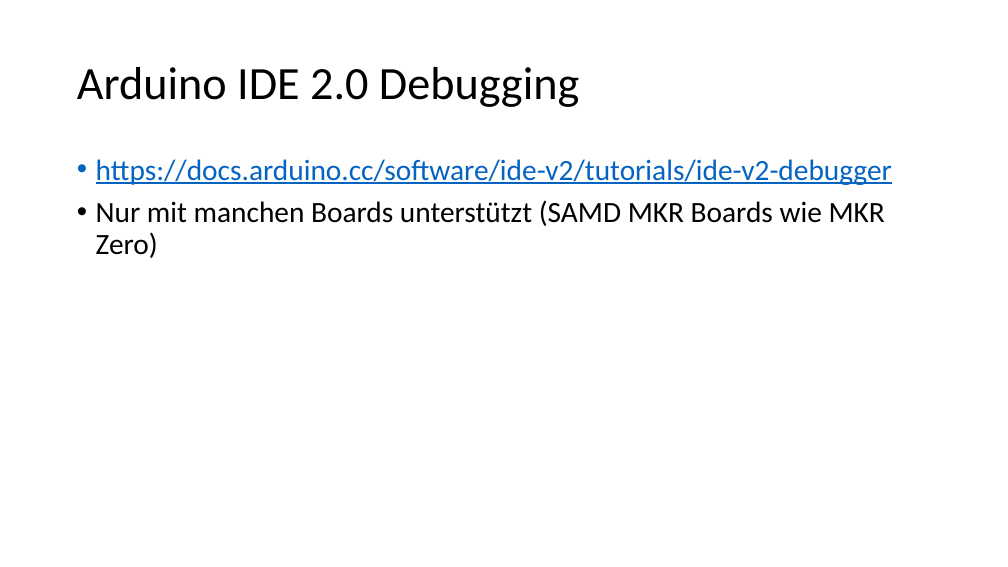
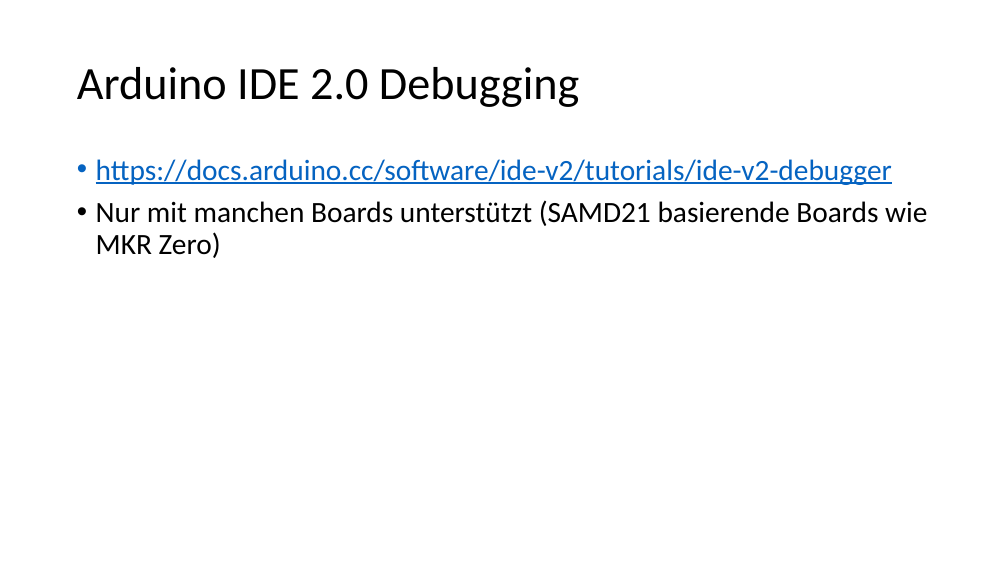
Before and after one commit to IT-folks/Arduino-Sensorkit-Deutsch, a slide deck: slide 8 of Folien/Exkurs_Fehlersuche.pptx. Drawn at 1008x567 pixels with LibreOffice and Linux fonts; fonts in the diff are those of the drawing. Boxes give left, top, right and bottom in pixels: in the first picture for what was removed or moved away, otherwise in the second. Text is boxed around its words. In the diff, an @@ line names an element or a change of style, - is before the commit and + after.

Commit message:
kleine Änderungen an Folien

```diff
--- a/Folien/Exkurs_Fehlersuche.pptx
+++ b/Folien/Exkurs_Fehlersuche.pptx
@@ text at [96,200,927,258]: text changed @@
-• Nur mit manchen Boards unterstützt (SAMD MKR Boards wie MKR Zero)
+• Nur mit manchen Boards unterstützt (SAMD21 basierende Boards wie MKR Zero)
```
